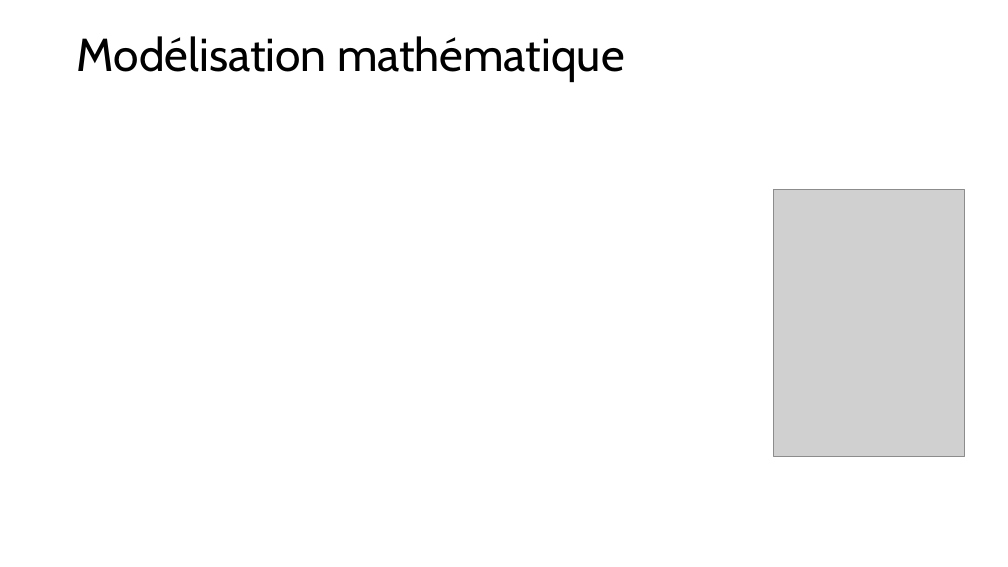
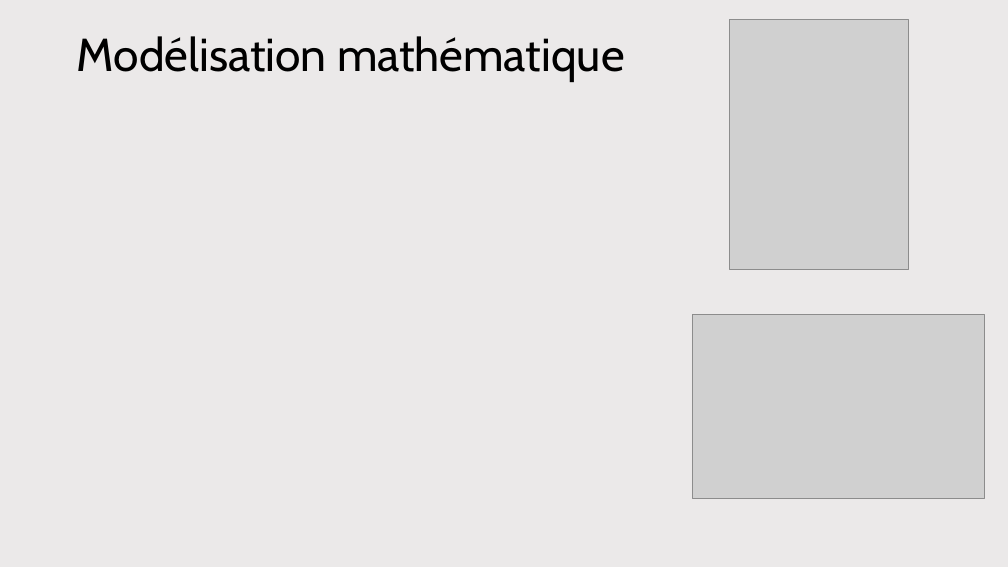
Before and after one commit to antoine-pt/MEC8211, a slide deck: slide 3 of projet_final/projet_final/MEC8211-Projet-final-Presentation.pptx. Drawn at 1008x567 pixels with LibreOffice and Linux fonts; fonts in the diff are those of the drawing; grey boxes stand for pictures. Boxes give left, top, right and bottom in pixels: in the first picture for what was removed or moved away, otherwise in the second. Text is boxed around its words. In the diff, an @@ line names an element or a change of style, - is before the commit and + after.

```diff
--- a/projet_final/projet_final/MEC8211-Projet-final-Presentation.pptx
+++ b/projet_final/projet_final/MEC8211-Projet-final-Presentation.pptx
@@ background #FFFFFF to #EBE9E9 @@
@@ picture: place and size @@
-picture at <box>774,190,965,456</box>
+picture at <box>729,19,908,268</box>
@@ picture added at <box>693,314,985,498</box> @@
```
Also in this commit, not shown: 3 other slides changed, 4 slides added, 1 slide removed, 1 other file.
